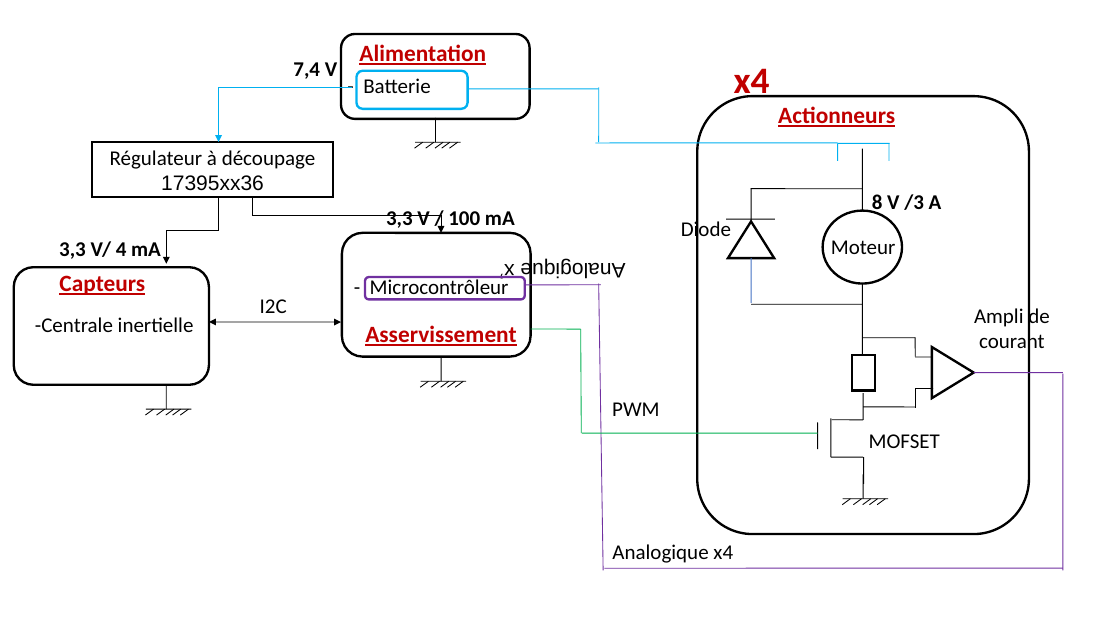
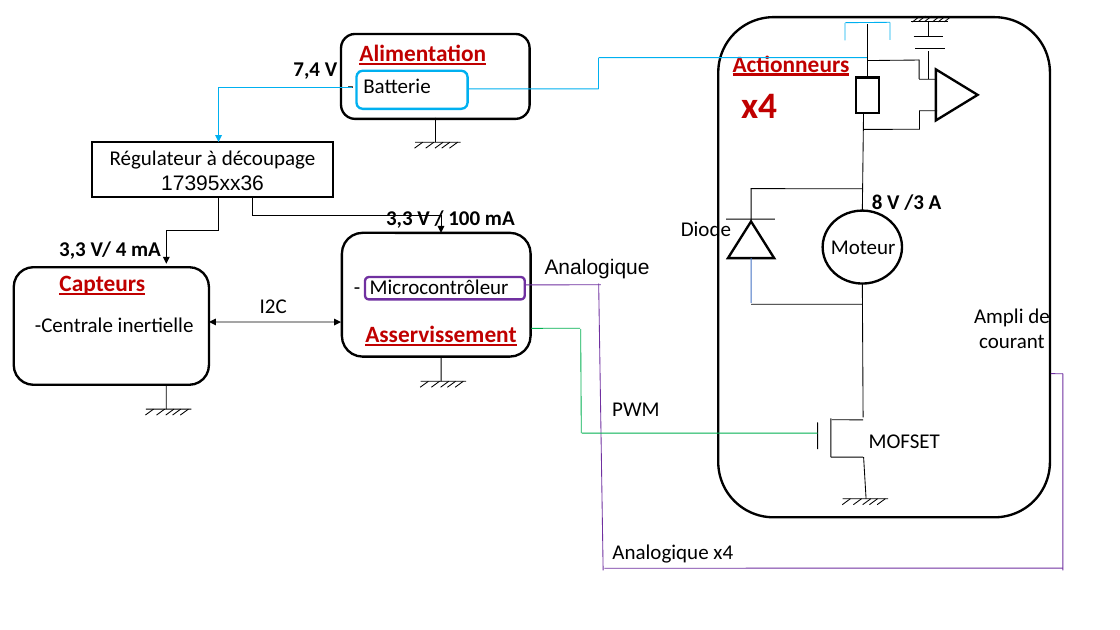
Before and after one commit to ETheoParis/ProjetDroneENSEA2023, a slide deck: slide 2 of PCB_diagramme.pptx. Drawn at 1120x630 pixels with LibreOffice and Linux fonts; fonts in the diff are those of the drawing. Boxes give left, top, right and bottom in pixels: in the first picture for what was removed or moved away, otherwise in the second. Text is boxed around its words. In the diff, an @@ line names an element or a change of style, - is before the commit and + after.

```diff
--- a/PCB_diagramme.pptx
+++ b/PCB_diagramme.pptx
@@ rounded rectangle: place and size @@
-rounded rectangle at box(697, 96, 1029, 534)
+rounded rectangle at box(718, 17, 1050, 517)
@@ line moved from (838, 160) - (838, 144) to (845, 40) - (845, 23) @@
@@ line moved from (890, 144) - (838, 144) to (891, 23) - (845, 23) @@
@@ line added from (868, 77) to (868, 24), #000000 0.75 pt @@
@@ line moved from (889, 160) - (889, 144) to (891, 39) - (891, 23) @@
@@ line added from (911, 22) to (949, 22), #000000 0.75 pt @@
@@ line added from (912, 22) to (919, 17), #000000 0.75 pt @@
@@ line added from (919, 21) to (926, 16), #000000 0.75 pt @@
@@ line added from (925, 22) to (932, 16), #000000 0.75 pt @@
@@ line added from (928, 37) to (928, 21), #000000 0.75 pt @@
@@ line added from (933, 22) to (939, 17), #000000 0.75 pt @@
@@ line added from (939, 22) to (945, 17), #000000 0.75 pt @@
@@ line added from (944, 22) to (951, 17), #000000 0.75 pt @@
@@ line moved from (838, 143) - (596, 143) to (867, 58) - (599, 58) @@
@@ line moved from (599, 142) - (599, 87) to (599, 89) - (599, 58) @@
@@ text "Actionneurs": place and size @@
-text "Actionneurs" at box(778, 106, 895, 127)
+text "Actionneurs" at box(733, 55, 850, 76)
@@ line added from (914, 37) to (944, 37), #000000 0.75 pt @@
@@ line added from (915, 49) to (945, 49), #000000 0.75 pt @@
@@ line moved from (864, 393) - (864, 420) to (928, 79) - (928, 51) @@
@@ text "x4" rewrapped from box(734, 68, 770, 101) to box(741, 93, 777, 118) @@
@@ 3 lines, 1 triangle, 1 rectangle: place and size @@
-3 lines, 1 triangle, 1 rectangle at box(852, 338, 974, 399)
+3 lines, 1 triangle, 1 rectangle at box(856, 60, 978, 121)
@@ line moved from (863, 211) - (863, 149) to (863, 211) - (864, 113) @@
@@ line moved from (915, 388) - (933, 389) to (919, 111) - (938, 111) @@
@@ line moved from (916, 388) - (916, 408) to (920, 111) - (920, 129) @@
@@ line moved from (864, 407) - (915, 407) to (864, 129) - (919, 129) @@
@@ text added at box(545, 258, 650, 279), 18 pt, text #000000 @@
+Analogique
@@ line moved from (863, 284) - (863, 364) to (863, 284) - (864, 418) @@
@@ line moved from (974, 373) - (1063, 373) to (1051, 374) - (1063, 374) @@
@@ line moved from (864, 457) - (864, 484) to (864, 457) - (866, 499) @@
@@ line removed from (864, 475) to (864, 499) @@
```
Also in this commit, not shown: 19 other files.
